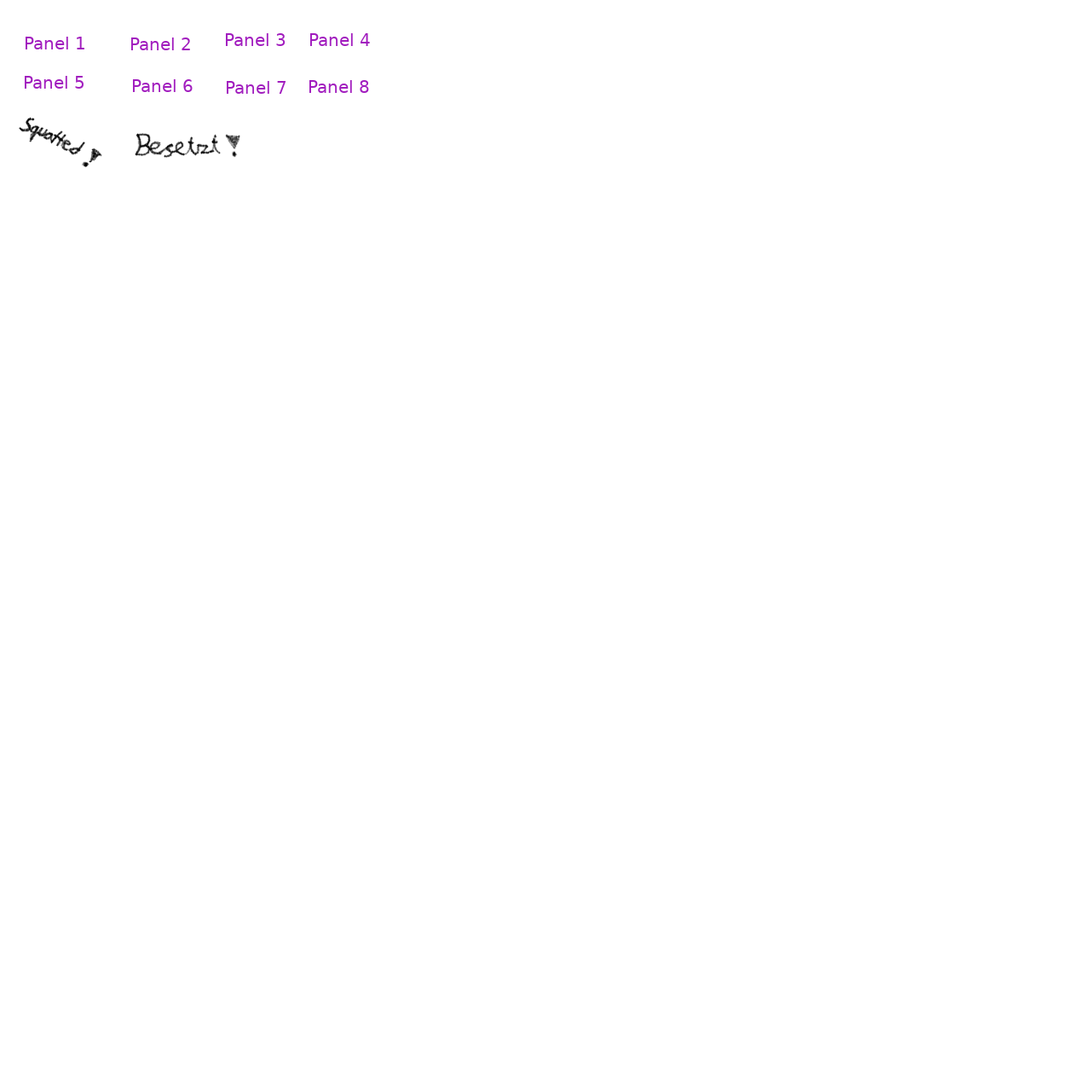
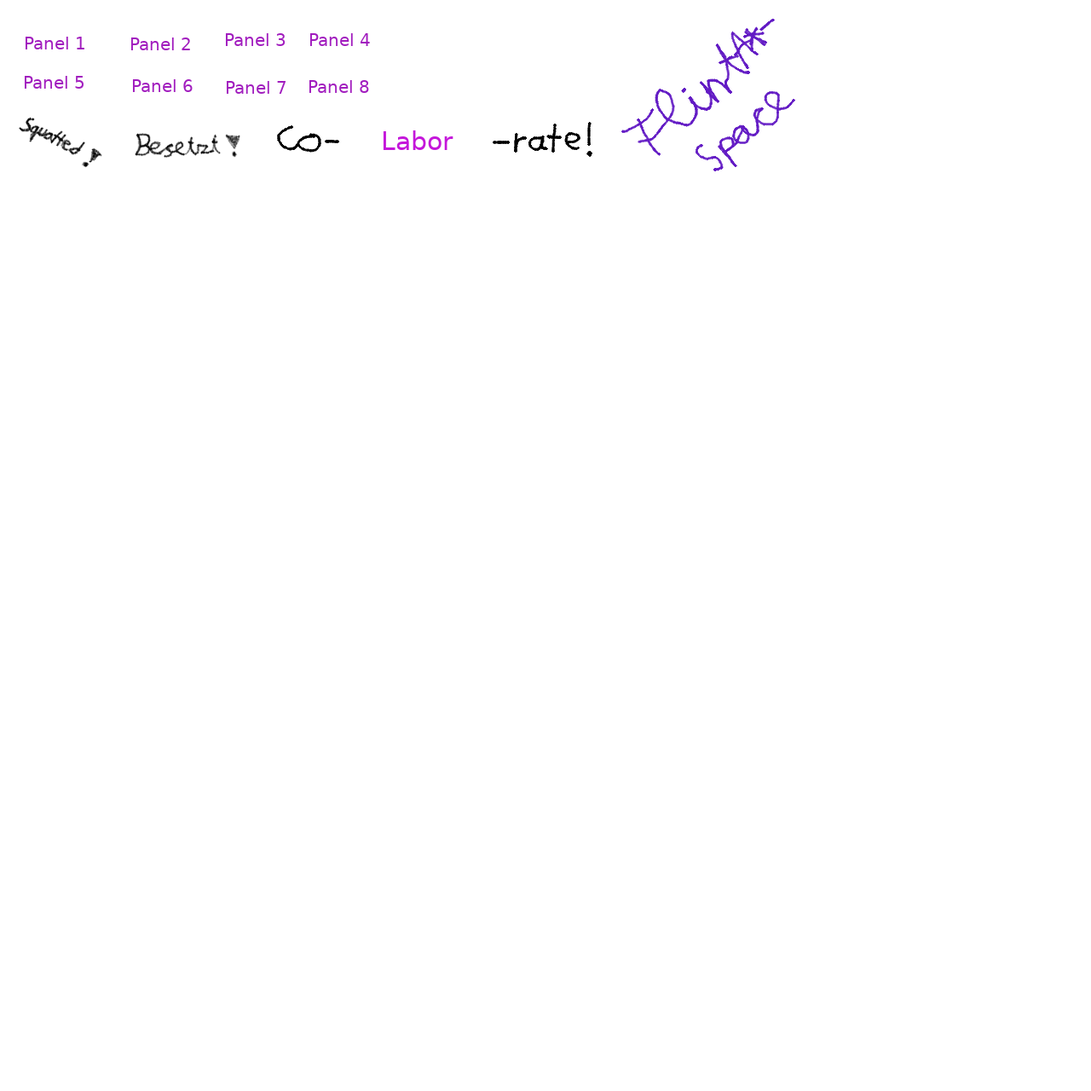
Comparing the layer stacks of the two 1091px x 1091px images. Changes:
added layer "Layer #1" above "Labor" over 621, 18, 796, 172
added layer "Labor" above "_rate.png" over 382, 130, 454, 151
added layer "_rate.png" above "co_.png" over 492, 121, 593, 157
added layer "co_.png" above "test.png #1" over 277, 125, 340, 153
